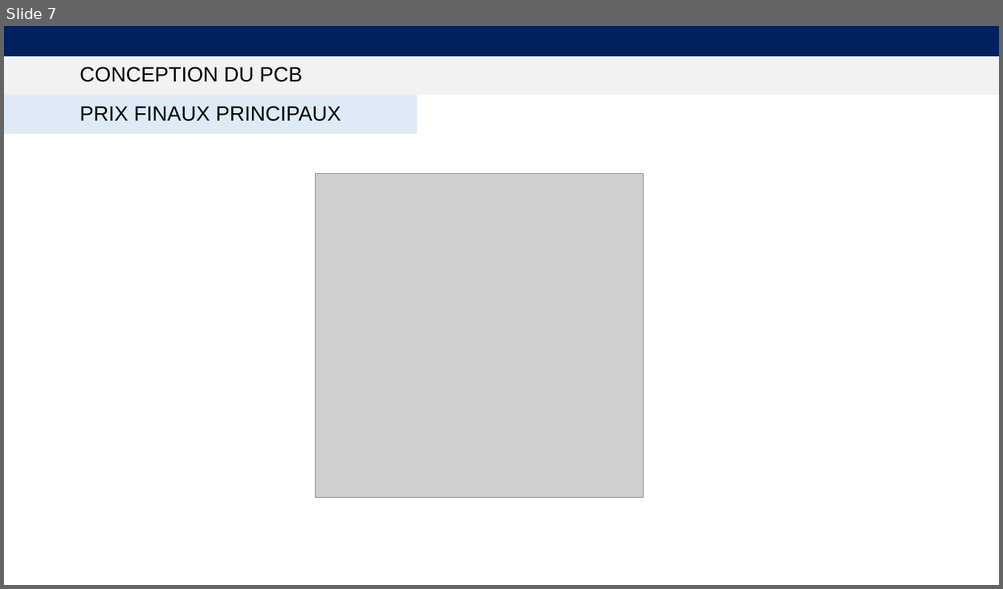
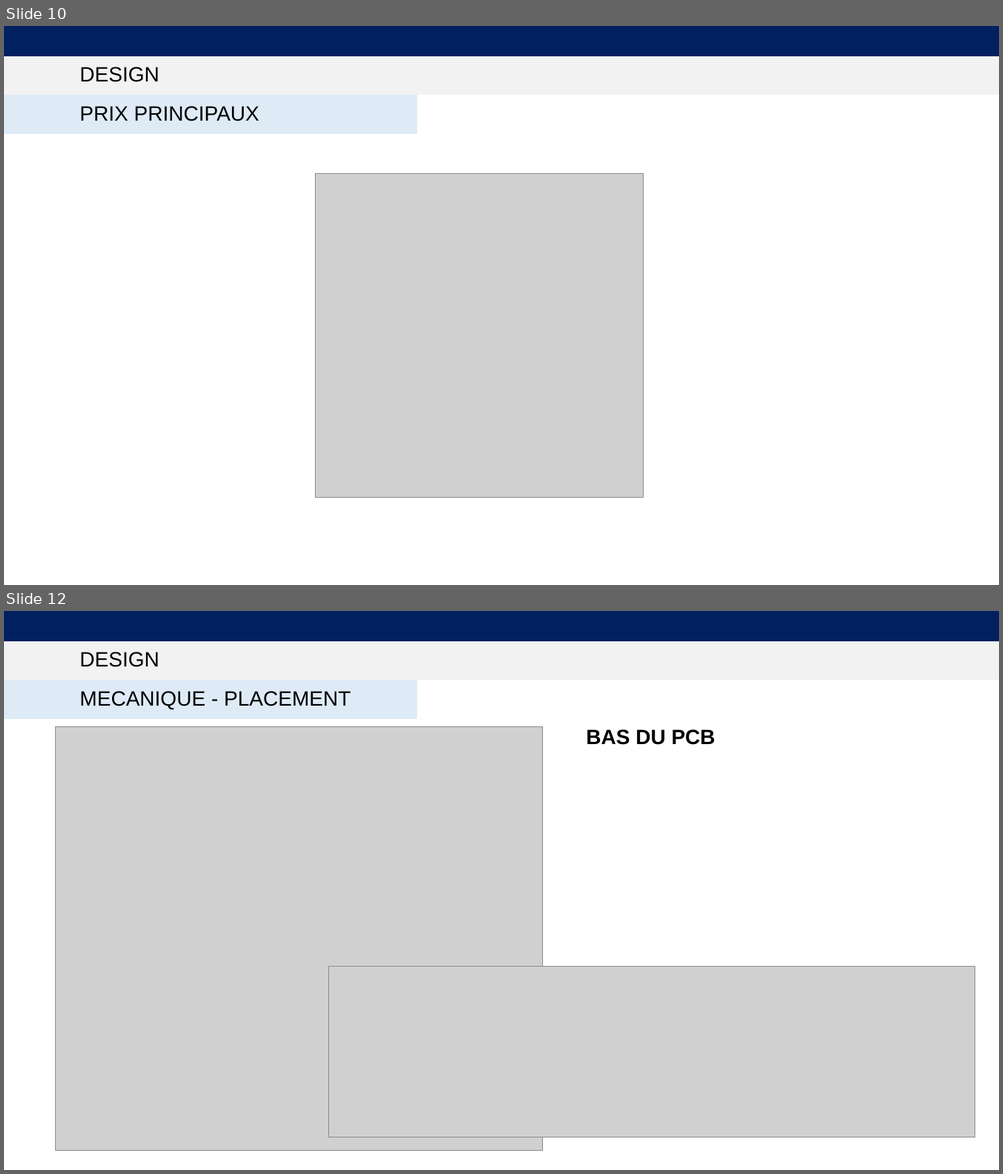
Before and after one commit to Ali-Z0/2221_Underwater-Positioning-System, a slide deck: doc/Presentations/Final/2221_LocalisationSousMarine-PresentationFinale.pptx. Shown one above the other, each under a label of ours: slide 7 before the commit, slides 10 and 12 after it; the slides between them are not shown. The pictures are 1003x589 and 1003x1174 pixels, drawn with LibreOffice and Linux fonts; fonts in the diff are those of the drawing; grey boxes stand for pictures. Boxes give left, top, right and bottom in pixels: in the first picture for what was removed or moved away, otherwise in the second. Text is boxed around its words. In the diff, an @@ line names an element or a change of style, - is before the commit and + after.

```diff
--- a/doc/Presentations/Final/2221_LocalisationSousMarine-PresentationFinale.pptx
+++ b/doc/Presentations/Final/2221_LocalisationSousMarine-PresentationFinale.pptx
@@ slide 12 added at (4,611,999,1170), background #FFFFFF @@
@@ rectangle added at (4,611,999,641), fill #002060, outline #002060 1 pt @@
@@ rectangle added at (4,641,999,680), fill #F2F2F2, outline #F2F2F2 1 pt @@
@@ title added at (79,652,159,667), 20 pt, text #000000 @@
+DESIGN
@@ rectangle added at (4,681,417,719), fill #DEEBF7, outline #DEEBF7 1 pt @@
@@ text added at (79,691,350,710), 20 pt, text #000000 @@
+MECANIQUE - PLACEMENT
@@ picture added at (56,726,543,1150) @@
@@ text added at (586,729,715,745), 20 pt, text #000000, bold @@
+BAS DU PCB
@@ picture added at (329,967,975,1138) @@
@@ what was slide 7 is now slide 10 @@
@@ slide 10 changed as well @@
@@ title at (79,67,159,82): text changed @@
-CONCEPTION DU PCB
+DESIGN
@@ text at (79,106,259,121): text changed @@
-PRIX FINAUX PRINCIPAUX
+PRIX PRINCIPAUX
```
Also in this commit, not shown: 6 other slides changed, 9 other slides added, 1 slide removed, 3 other files.
